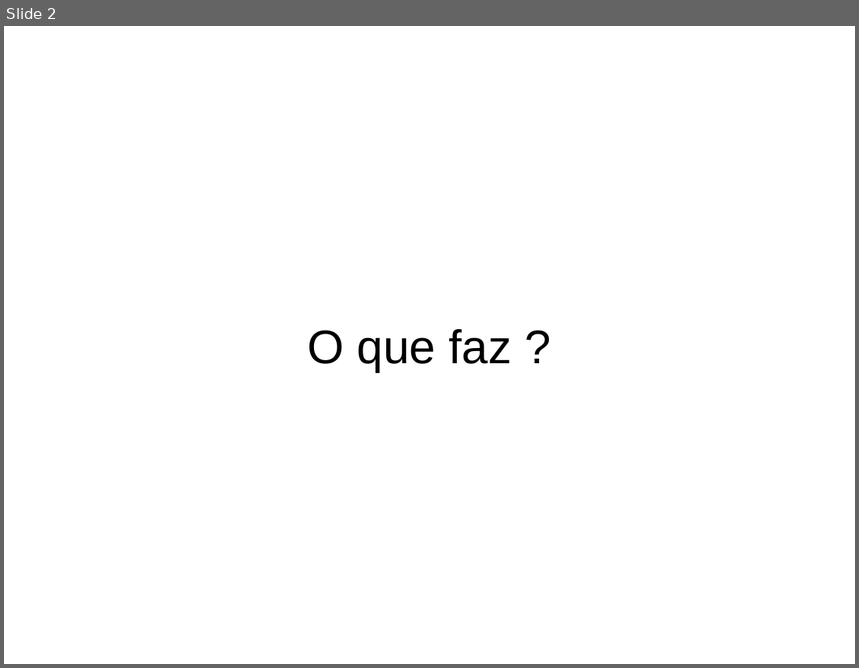
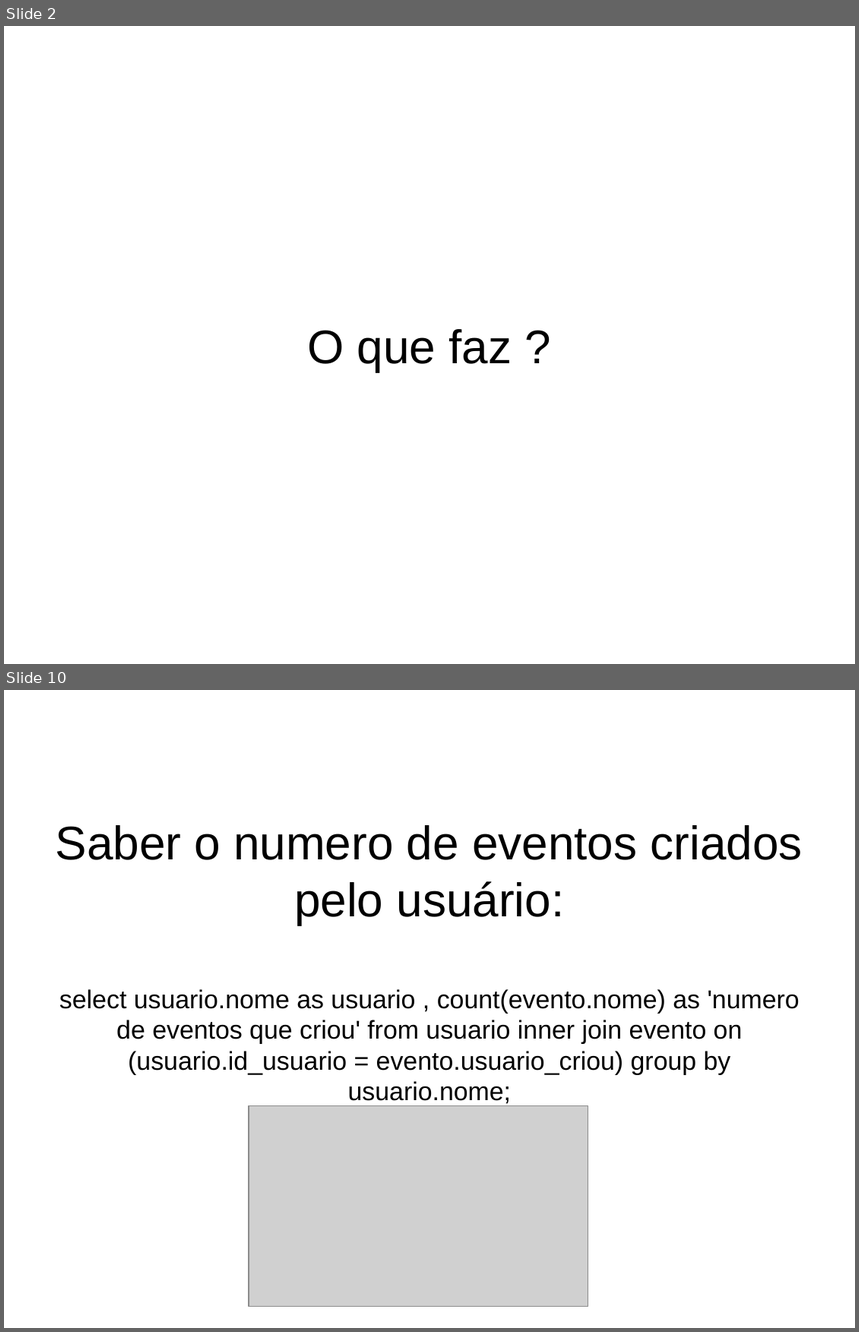
Before and after one commit to WagnerLucio123/Trabalho01, a slide deck: Trabalho de Banco de dados.odp. Shown one above the other, each under a label of ours: slide 2 before the commit, slides 2 and 10 after it; the slides between them are not shown. The pictures are 859x668 and 859x1332 pixels, drawn with LibreOffice and Linux fonts; fonts in the diff are those of the drawing; grey boxes stand for pictures; background and template pictures are left out. Boxes give left, top, right and bottom in pixels: in the first picture for what was removed or moved away, otherwise in the second. Text is boxed around its words. In the diff, an @@ line names an element or a change of style, - is before the commit and + after.

```diff
--- a/Trabalho de Banco de dados.odp
+++ b/Trabalho de Banco de dados.odp
@@ slide 10 added at [4,690,855,1328], background #FFFFFF @@
@@ title added at [56,825,803,1104], 24 pt, text #000000 @@
+Saber o numero de eventos criados pelo usuário:
+select usuario.nome as usuario , count(evento.nome) as 'numero de eventos que criou' from usuario inner join evento on (usuario.id_usuario = evento.usuario_criou) group by usuario.nome;
@@ picture added at [249,1106,588,1306] @@
```
Also in this commit, not shown: 1 slide changed, 7 other slides added.
